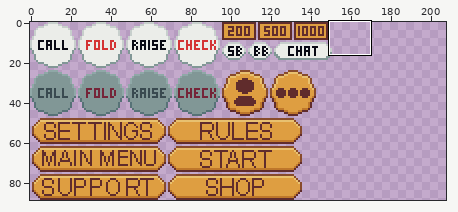
Two versions of one pixel-art file, aseprite_files/Master Button Sheet.aseprite. The first picture is a wide view before the edit; the outline marks the close-up.
Close-up. Before the commit:
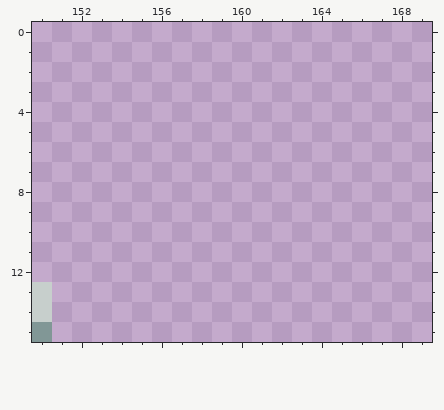
212x89 pixels, 1 frame. Shown: x 150..169, y 0..15. The wide view leaves out empty margins. The commit also changed other parts of the picture, which this record leaves out.
New version:
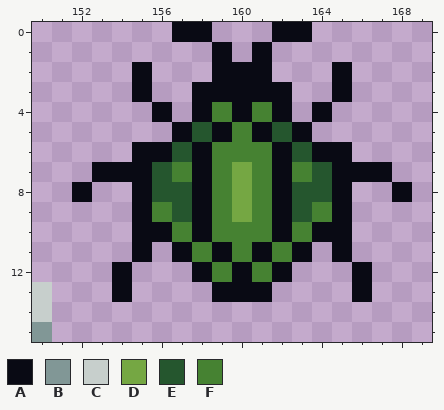
Palette (. is transparent): A #090a14  B #819796  C #c7cfcc  D #75a743  E #25562e  F #468232
Edits made:
layer "Bug" added
--- layer "Bug"
@@ x 150..169 @@
- 0 ....................
- 1 ....................
- 2 ....................
- 3 ....................
- 4 ....................
- 5 ....................
- 6 ....................
- 7 ....................
- 8 ....................
- 9 ....................
-10 ....................
-11 ....................
-12 ....................
-13 C...................
+ 0 .......AA...AA......
+ 1 .........A.A........
+ 2 .....A...AAA...A....
+ 3 .....A..AAAAA..A....
+ 4 ......A.AFAFA.A.....
+ 5 .......AEAFAEA......
+ 6 .....AAEAFFFAEAA....
+ 7 ...AAAEFAFDFAFEAAA..
+ 8 ..A..AEEAFDFAEEA..A.
+ 9 .....AFEAFDFAEFA....
+10 .....AAFAFFFAFAA....
+11 .....A.AFAFAFA.A....
+12 ....A...AFAFA...A...
+13 C...A....AAA....A...
 14 C...................
